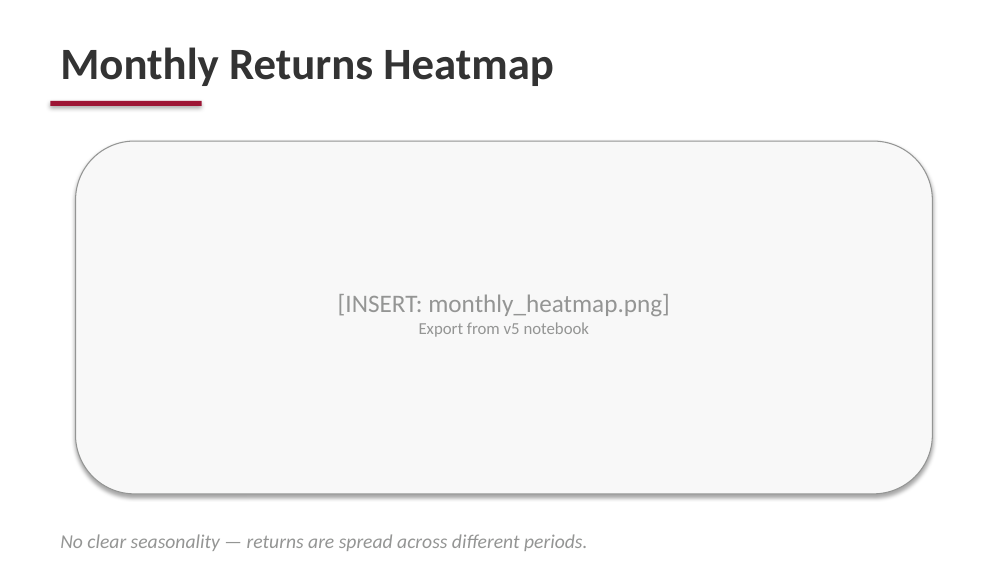
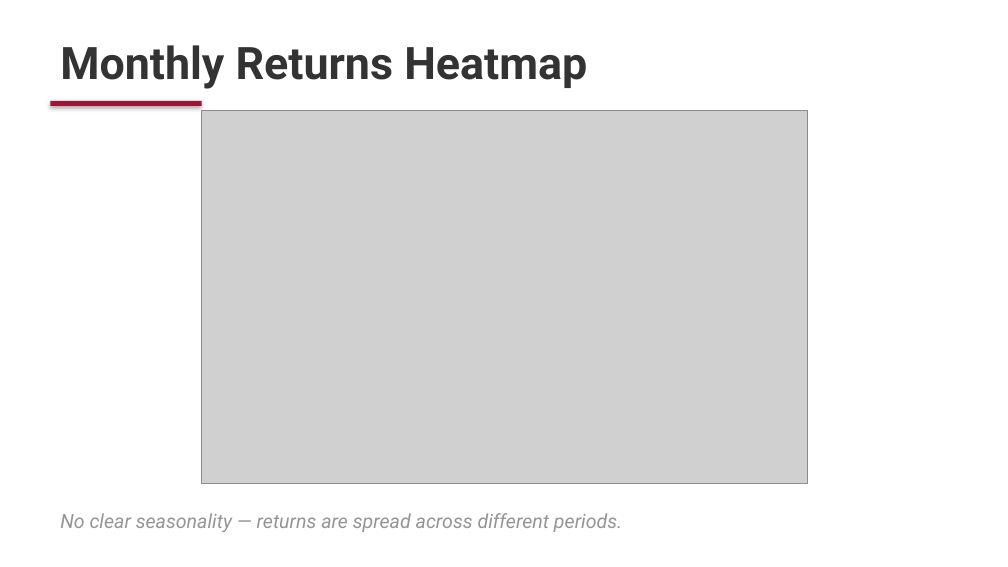
Before and after one commit to Ayan-Mahmood/QuantHFStrat, a slide deck: slide 14 of FE571_Final_Presentation_v2.pptx. Drawn at 1008x567 pixels with LibreOffice and Linux fonts; fonts in the diff are those of the drawing; grey boxes stand for pictures. Boxes give left, top, right and bottom in pixels: in the first picture for what was removed or moved away, otherwise in the second. Text is boxed around its words. In the diff, an @@ line names an element or a change of style, - is before the commit and + after.

```diff
--- a/FE571_Final_Presentation_v2.pptx
+++ b/FE571_Final_Presentation_v2.pptx
@@ text "Monthly Returns Heatmap" at <box>60,45,587,89</box>: font Calibri to Roboto @@
@@ picture added at <box>202,111,807,484</box> @@
@@ rounded rectangle removed at <box>76,141,932,494</box> @@
@@ text removed at <box>338,294,670,337</box> @@
-[INSERT: monthly_heatmap.png]
-Export from v5 notebook
@@ text "No clear seasonality — returns ..." at <box>60,513,622,532</box>: font Calibri to Roboto @@
@@ text "No clear seasonality — returns ...": place and size @@
-text "No clear seasonality — returns ..." at <box>60,534,587,551</box>
+text "No clear seasonality — returns ..." at <box>60,513,622,532</box>
```
Also in this commit, not shown: 18 other slides changed, 1 slide added, 1 slide removed, 19 other files.
